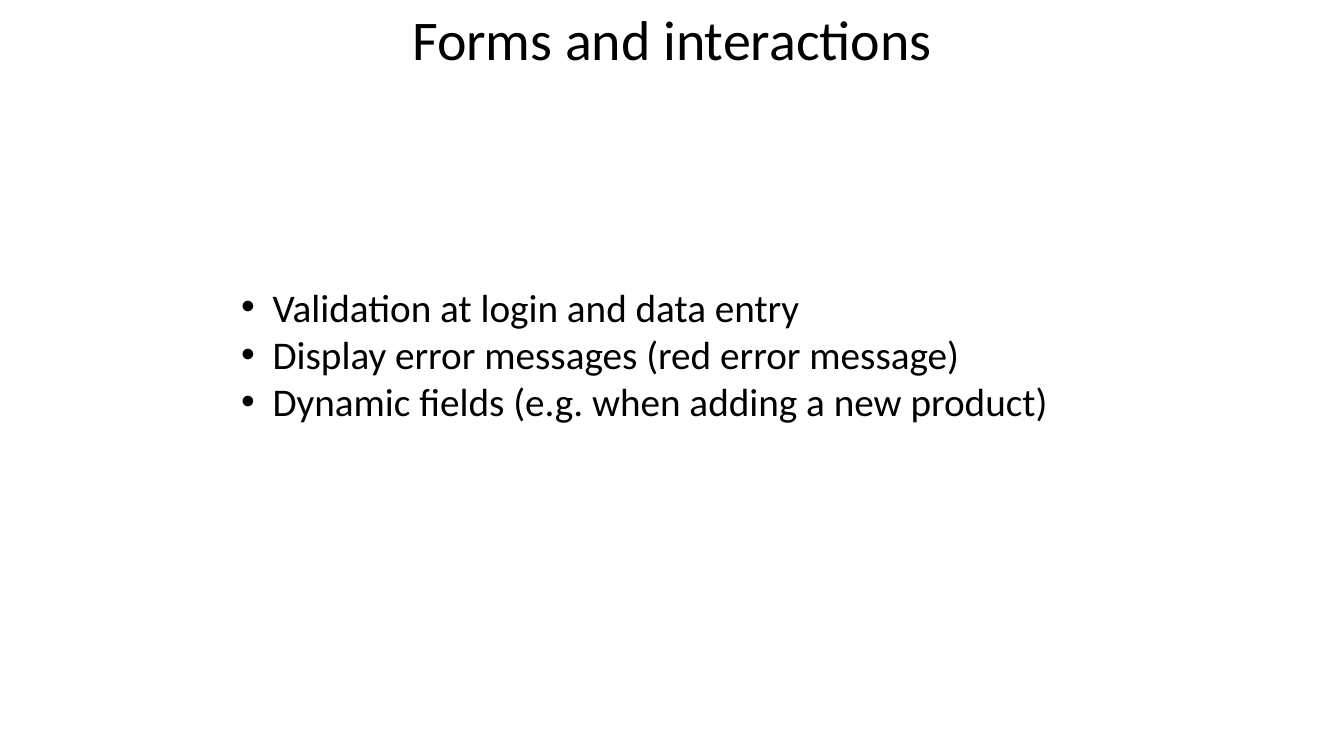
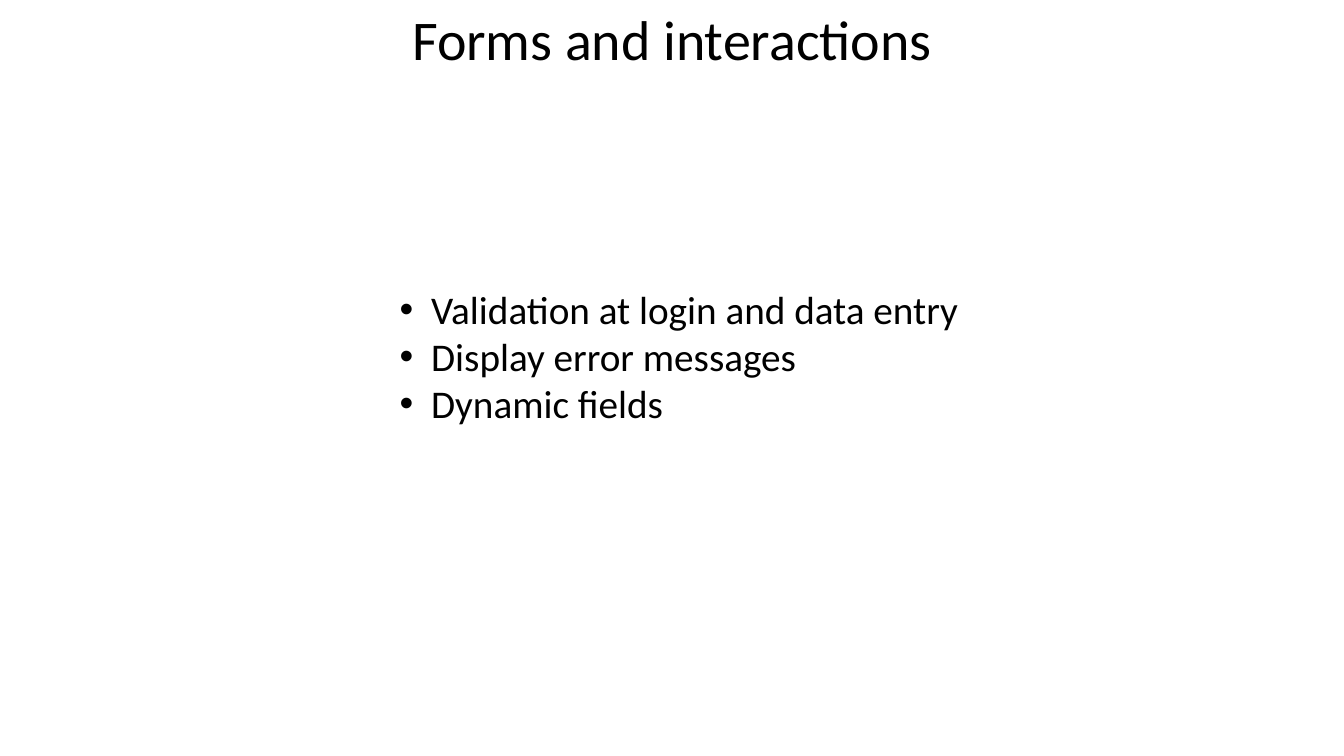
Before and after one commit to baczur-zsolt/serpa, a slide deck: slide 10 of Vizsgaremek.pptx (slide 8 before the commit). Drawn at 1344x756 pixels with LibreOffice and Linux fonts; fonts in the diff are those of the drawing; background and template pictures are left out. Boxes give left, top, right and bottom in pixels: in the first picture for what was removed or moved away, otherwise in the second. Text is boxed around its words. In the diff, an @@ line names an element or a change of style, - is before the commit and + after.

```diff
--- a/Vizsgaremek.pptx
+++ b/Vizsgaremek.pptx
@@ text "Validation at login and data ...": place and size @@
-text "Validation at login and data ..." at (273,294,1048,423)
+text "Validation at login and data ..." at (431,296,957,425)
@@ text at (431,343,796,425): text changed @@
-• Display error messages (red error message)
-• Dynamic fields (e.g. when adding a new product)
+• Display error messages
+• Dynamic fields
```
Also in this commit, not shown: 6 other slides changed, 3 slides added, 1 slide removed.
